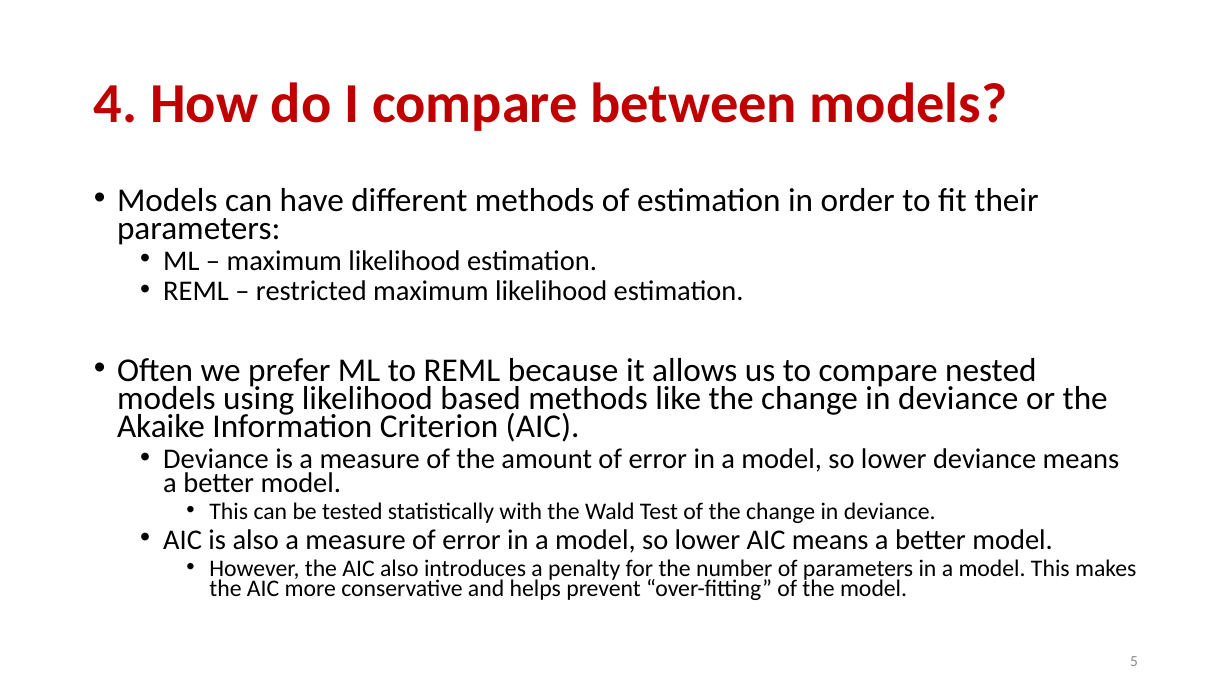
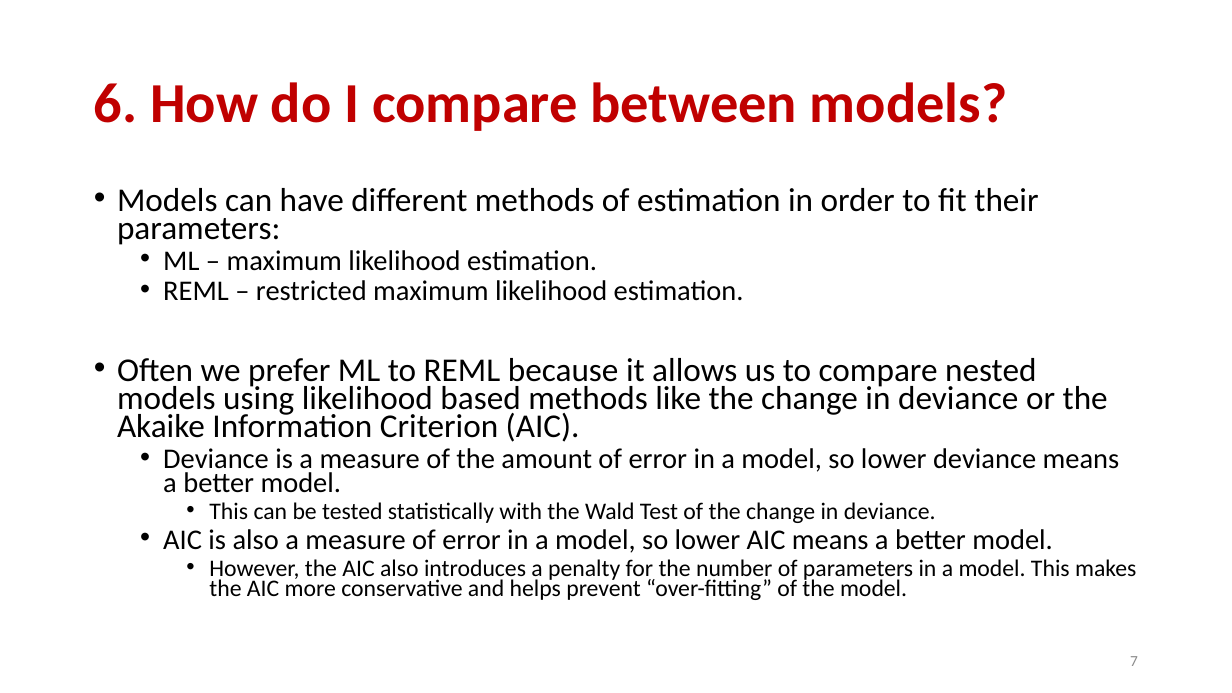
Before and after one commit to keithlohse/LMER_Clinical_Science, a slide deck: slide 7 of lohse ACRM 2017 tips.pptx (slide 5 before the commit). Drawn at 1232x693 pixels with LibreOffice and Linux fonts; fonts in the diff are those of the drawing. Boxes give left, top, right and bottom in pixels: in the first picture for what was removed or moved away, otherwise in the second. Text is boxed around its words. In the diff, an @@ line names an element or a change of style, - is before the commit and + after.

```diff
--- a/lohse ACRM 2017 tips.pptx
+++ b/lohse ACRM 2017 tips.pptx
@@ title at (94,82,1007,131): text changed @@
-4. How do I compare between models?
+6. How do I compare between models?
@@ page number at (1130,656,1138,666): text changed @@
-5
+7
```
Also in this commit, not shown: 6 other slides changed, 4 slides added, 1 other file.
